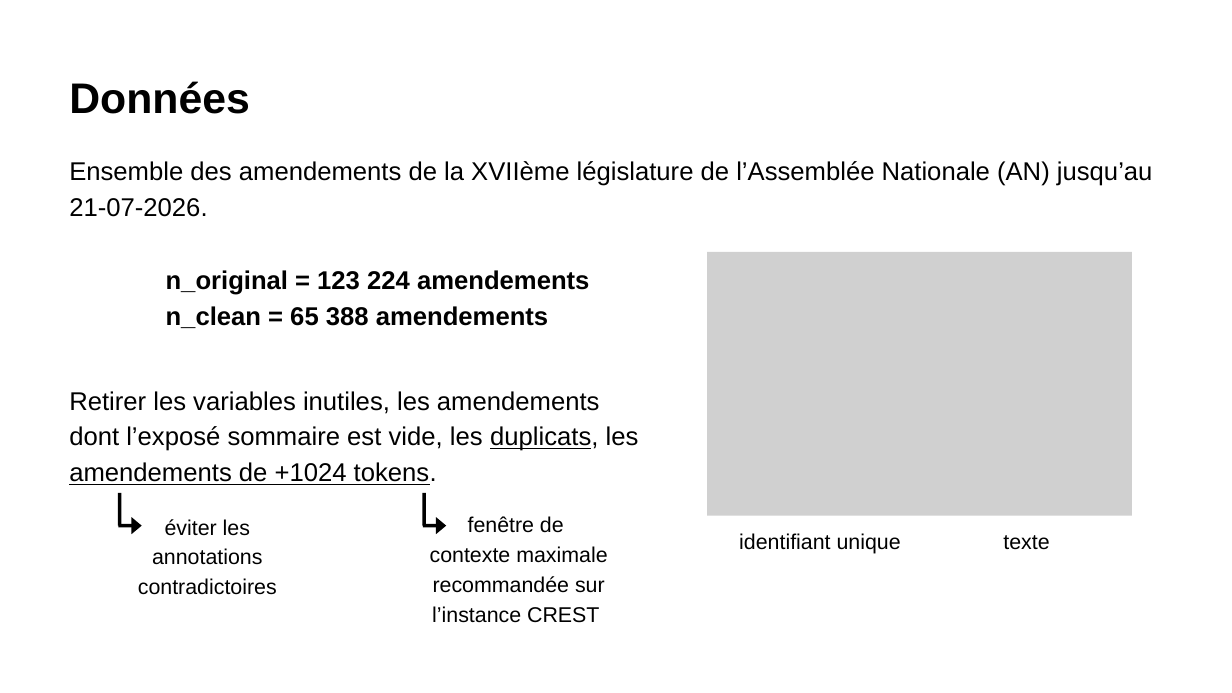
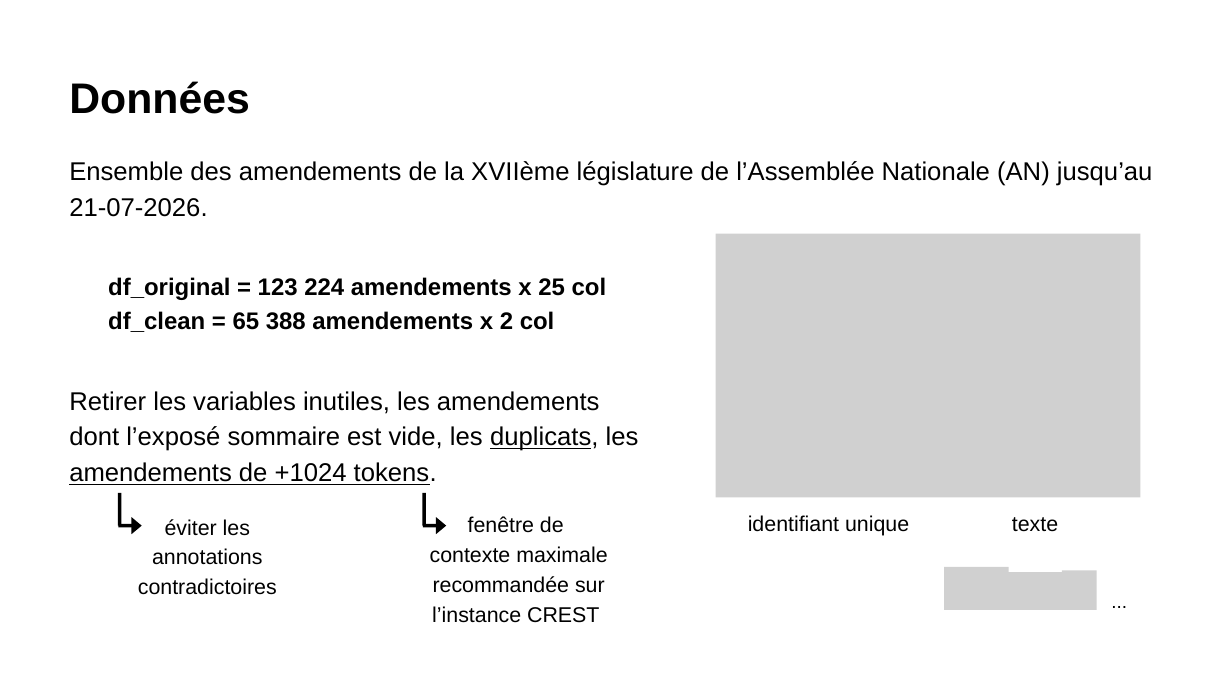
Before and after one commit to eollion/kit_amendements, a slide deck: slide 6 of slides/slides-short.pptx. Drawn at 1232x693 pixels with LibreOffice and Linux fonts; fonts in the diff are those of the drawing; grey boxes stand for pictures. Boxes give left, top, right and bottom in pixels: in the first picture for what was removed or moved away, otherwise in the second. Text is boxed around its words. In the diff, an @@ line names an element or a change of style, - is before the commit and + after.

Commit message:
updated slides

```diff
--- a/slides/slides-short.pptx
+++ b/slides/slides-short.pptx
@@ text at [108, 277, 607, 332]: text changed; size 30 to 28 pt @@
-n_original = 123 224 amendements
-n_clean = 65 388 amendements
+df_original = 123 224 amendements x 25 col
+df_clean = 65 388 amendements x 2 col
@@ 2 texts, 1 picture: place and size @@
-2 texts, 1 picture at [707, 252, 1132, 554]
+2 texts, 1 picture at [716, 233, 1140, 536]
@@ group added at [944, 567, 1142, 610]: 3 pictures, 1 text @@
+...
```
Also in this commit, not shown: 1 other slide changed, 6 other files.
